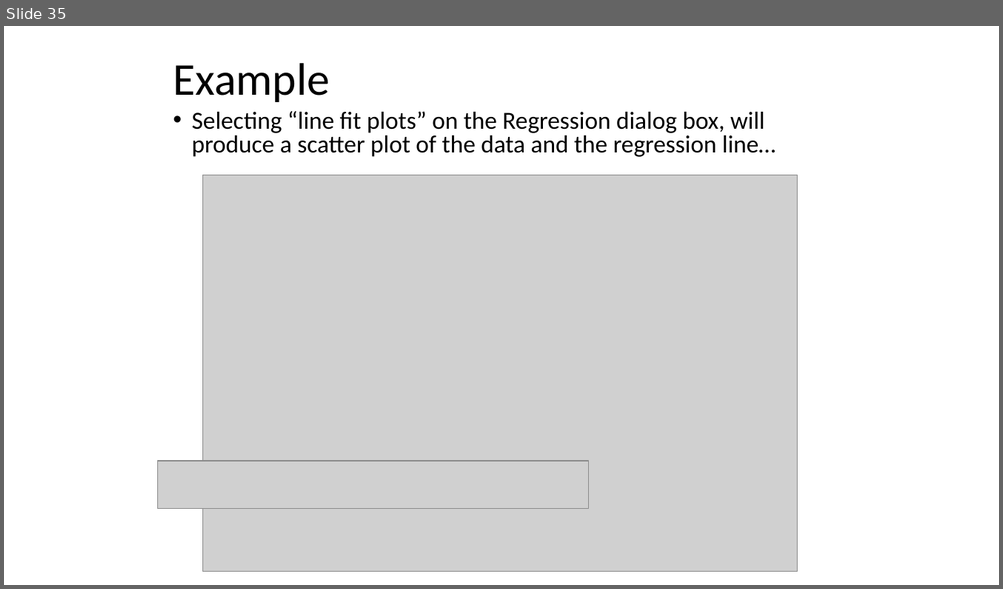
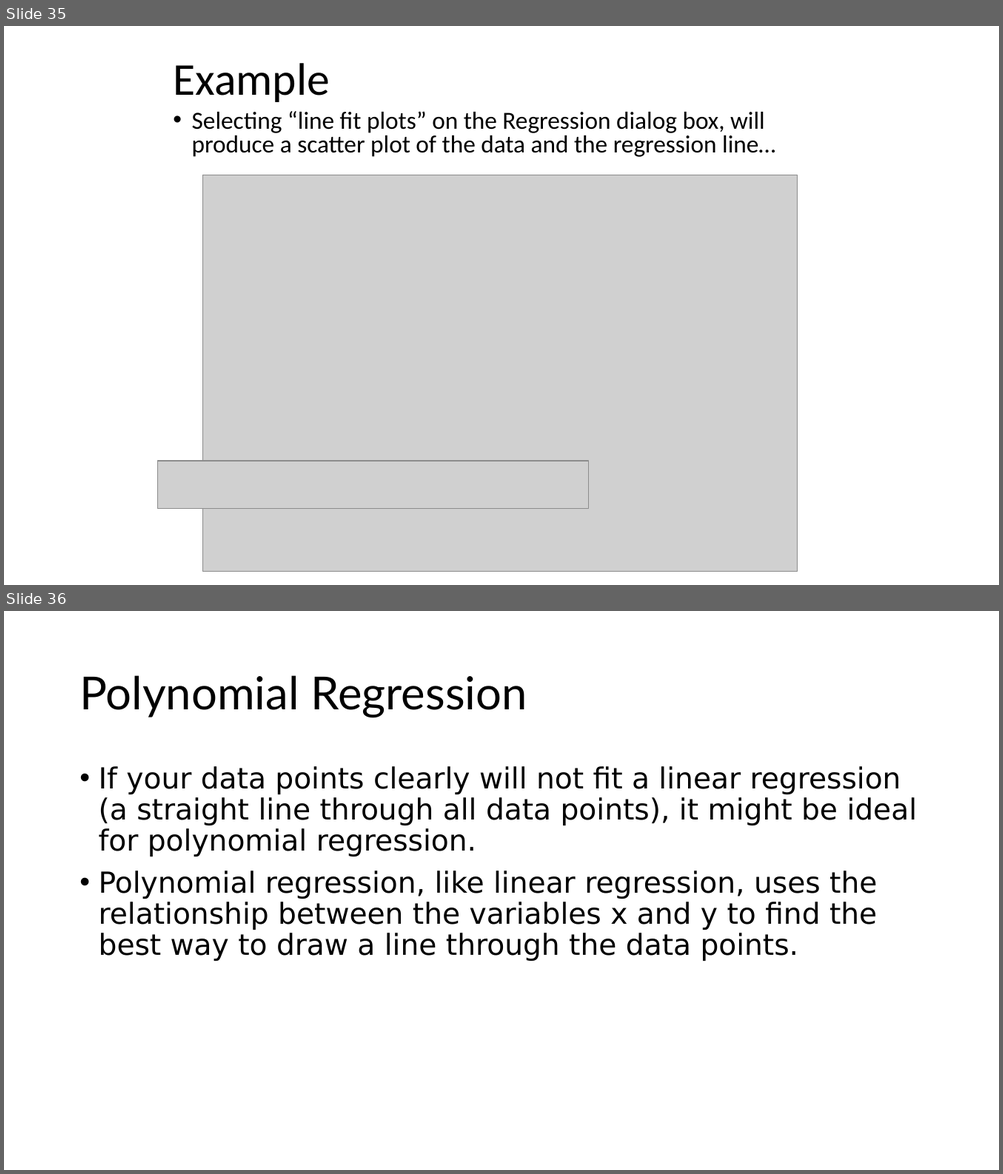
Before and after one commit to motazsaad/Math-Statistics-DataScience, a slide deck: slides/Linear Regerssion.pptx. Shown one above the other, each under a label of ours: slide 35 before the commit, slides 35 and 36 after it. The pictures are 1003x589 and 1003x1174 pixels, drawn with LibreOffice and Linux fonts; fonts in the diff are those of the drawing; grey boxes stand for pictures. Boxes give left, top, right and bottom in pixels: in the first picture for what was removed or moved away, otherwise in the second. Text is boxed around its words. In the diff, an @@ line names an element or a change of style, - is before the commit and + after.

```diff
--- a/slides/Linear Regerssion.pptx
+++ b/slides/Linear Regerssion.pptx
@@ slide 36 added at <box>4,611,999,1170</box>, background #FFFFFF @@
@@ title added at <box>79,675,527,718</box>, 44 pt, text #000000 @@
+Polynomial Regression
@@ text added at <box>99,766,917,961</box>, 28 pt, text #000000 @@
+• If your data points clearly will not fit a linear regression (a straight line through all data points), it might be ideal for polynomial regression.
+• Polynomial regression, like linear regression, uses the relationship between the variables x and y to find the best way to draw a line through the data points.
```
Also in this commit, not shown: 1 other slide added.
